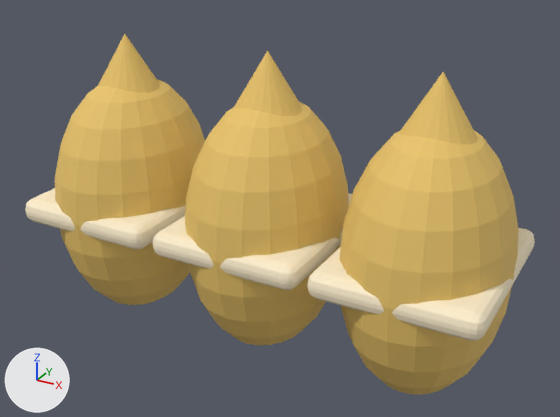
One commit to the glTF model assets/broto_hoppers_seed.glb: the scene before it, then after it.
One viewpoint serves both versions: a 50 mm camera at (1.68, -5.26, 2.57) aimed at (0.05, -2.3, 1.09). Every picture has the same lights, and +X, +Y and +Z are marked at lower left. The picture after the commit comes second. Vertices at exactly the same position are counted once.

Objects in the first picture: 'Hoppers'.
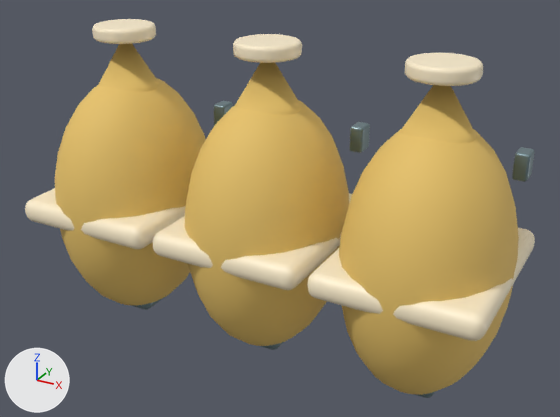
Where the change shows, as pixel boxes [x1, y1, x2, y2] in the pictures (560 x 417 px; the box of a moved part takes in the faces that stretch with it):
'Hoppers', reshaped: before [25, 34, 535, 395]; after [25, 44, 535, 395]
'CraftDetails', added: after [92, 19, 535, 398]
    faces in mat_detailcream (beige #fff0cf): [92, 19, 483, 86]
    faces in mat_detailmetal (greyish cyan #71868c): [131, 101, 535, 398]
part 1 of me_sphere, moved or reshaped: before [25, 79, 534, 394]; after [25, 78, 535, 395]

The change, as a diff of the scene's bpy script:
```diff
--- a/assets/broto_hoppers_seed.glb.py
+++ b/assets/broto_hoppers_seed.glb.py
@@ mat_detailcream @@
+mat_detailcream = principled_material('DetailCream')
+mat_detailcream.base_color = (1.0, 0.871, 0.624)  # beige #fff0cf
+mat_detailcream.roughness = 0.43
@@ mat_detailmetal @@
+mat_detailmetal = principled_material('DetailMetal')
+mat_detailmetal.base_color = (0.165, 0.238, 0.262)  # greyish cyan #71868c
+mat_detailmetal.metallic = 0.42
+mat_detailmetal.roughness = 0.36
@@ me_sphere @@
 # used by ob_hoppers; location = (0.0, 0.0, 0.0)
-me_sphere.from_pydata(...)  # 1017 vertices, 1998 faces; spans x -1.16..1.16, y -2.78..-1.86, z 0.38..1.84
+me_sphere.from_pydata(...)  # 1461 vertices, 2886 faces; spans x -1.16..1.16, y -2.78..-1.86, z 0.38..1.84
+# me_sphere part 1: 816 vertices removed from x -1.15..1.15, y -2.76..-1.88, z 0.4..1.62; 1260 vertices added at x -1.16..1.16, y -2.77..-1.87, z 0.4..1.62
 me_sphere.materials.append(mat_straw)
@@ me_cube_003 @@
+me_cube_003.from_pydata(...)  # 1944 vertices, 3840 faces; spans x -1.09..1.09, y -2.47..-1.84, z 0.38..1.88
+# faces by material slot: [2700, 1140]
+me_cube_003.materials.append(mat_detailmetal)  # greyish cyan #71868c
+me_cube_003.materials.append(mat_detailcream)  # beige #fff0cf
@@ ob_craftdetails @@
+ob_craftdetails = bpy.data.objects.new('CraftDetails', me_cube_003)
+ob_craftdetails.location = (0.0, 0.0, 0.0)
```
